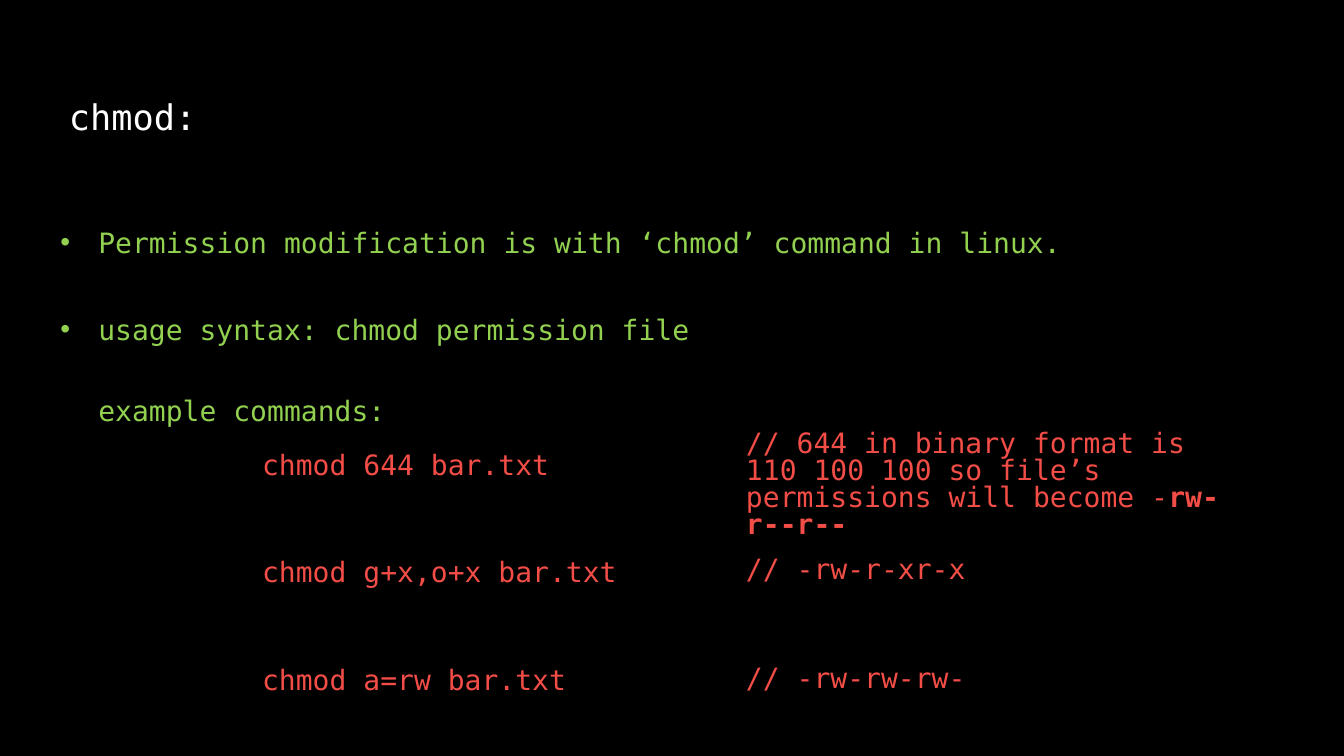
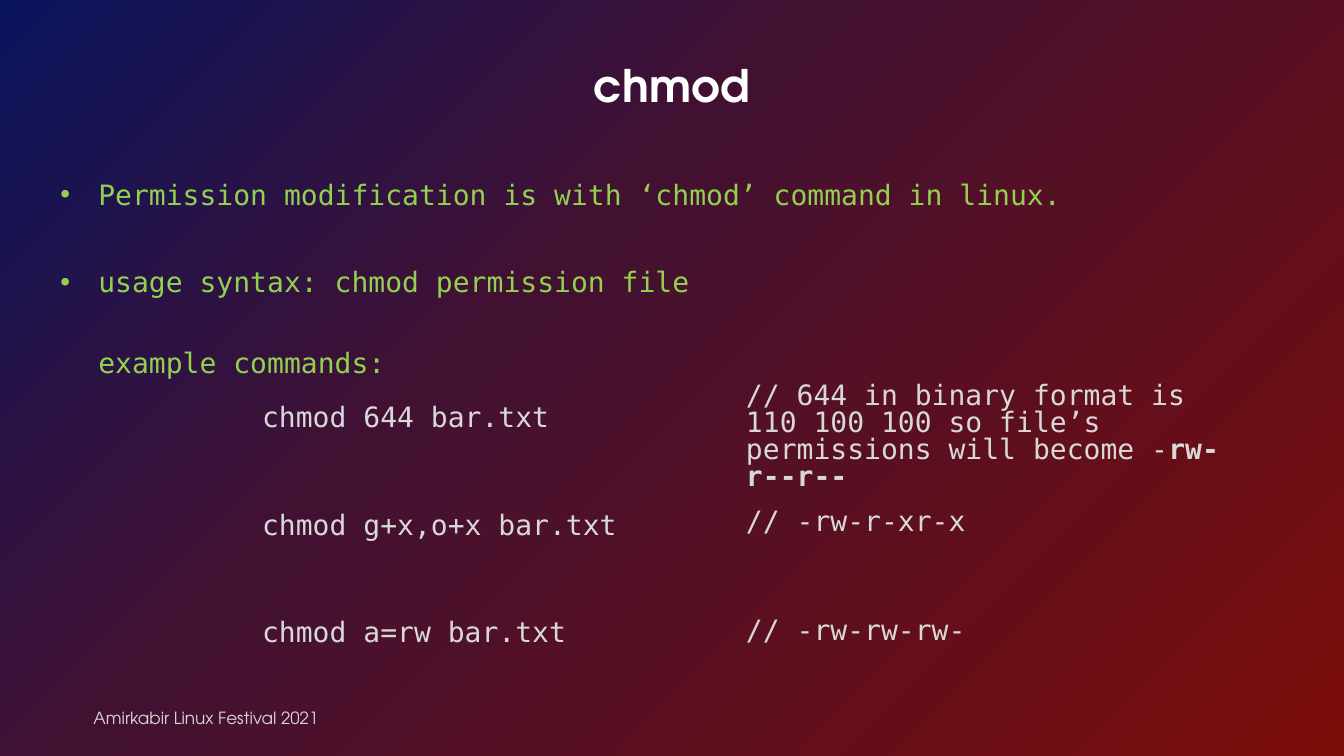
Before and after one commit to linuxfestival/introduction-to-linux-resources, a slide deck: slide 12 of PowerPoint/permissions.pptx (slide 14 before the commit). Drawn at 1344x756 pixels with LibreOffice and Linux fonts; fonts in the diff are those of the drawing. Boxes give left, top, right and bottom in pixels: in the first picture for what was removed or moved away, otherwise in the second. Text is boxed around its words. In the diff, an @@ line names an element or a change of style, - is before the commit and + after.

Commit message:
feat: Update permissions slides to change template

```diff
--- a/PowerPoint/permissions.pptx
+++ b/PowerPoint/permissions.pptx
@@ background #000000 to #FFFFFF @@
@@ rectangle added at [0,0,1344,756], fill gradient #7B0D09 to #421132 to #09145D @@
@@ title at [594,69,750,103]: text changed; size 25.2 to 32 pt; font DejaVu Sans Mono to TeX Gyre Adventor; bold on @@
-chmod:
+chmod
@@ text "Permission modification is with ‘chmod’ ...": place and size @@
-text "Permission modification is with ‘chmod’ ..." at [98,231,1060,691]
+text "Permission modification is with ‘chmod’ ..." at [98,183,1060,643]
@@ text "// 644 in binary format ...": place and size @@
-text "// 644 in binary format ..." at [746,431,1219,534]
+text "// 644 in binary format ..." at [746,383,1219,486]
@@ text at [262,405,616,643]: text colour #F34D47 to #D8D8D8 in "chmod 644 bar.txt chmod g+x,o+x bar.txt", "chmod a=rw bar.txt" @@
@@ text "// -rw-r-xr-x": place and size @@
-text "// -rw-r-xr-x" at [797,563,966,579]
+text "// -rw-r-xr-x" at [797,515,966,531]
@@ text colour #F34D47 to #D8D8D8 in 3 elements at [746,383,1219,486], [797,515,966,531], [797,624,966,640] @@
@@ text "// -rw-rw-rw-": place and size @@
-text "// -rw-rw-rw-" at [797,672,966,688]
+text "// -rw-rw-rw-" at [797,624,966,640]
@@ text added at [93,711,318,724], 12 pt, text #D8D8D8 @@
+Amirkabir Linux Festival 2021
```
Also in this commit, not shown: 11 other slides changed, 2 slides added, 4 slides removed.
